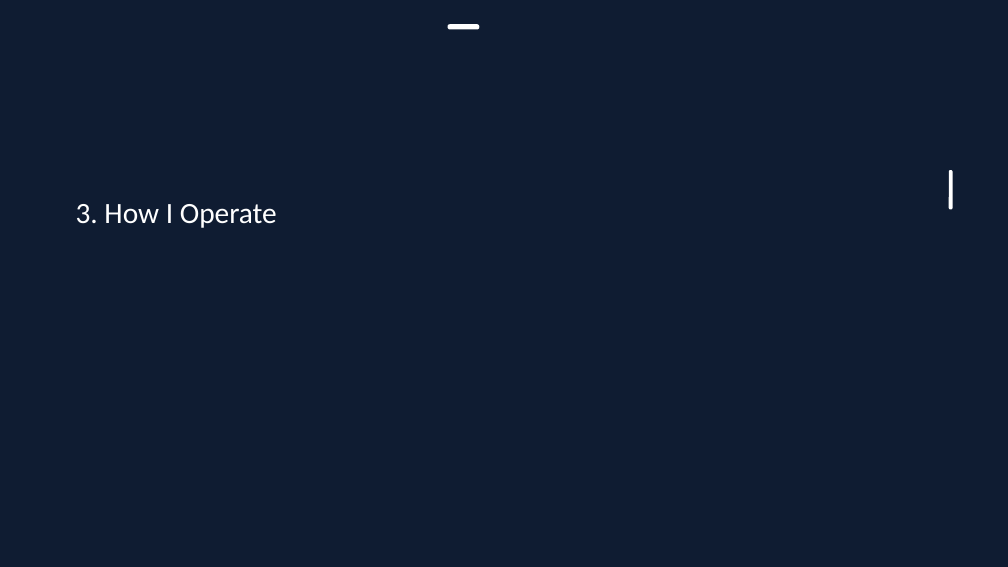
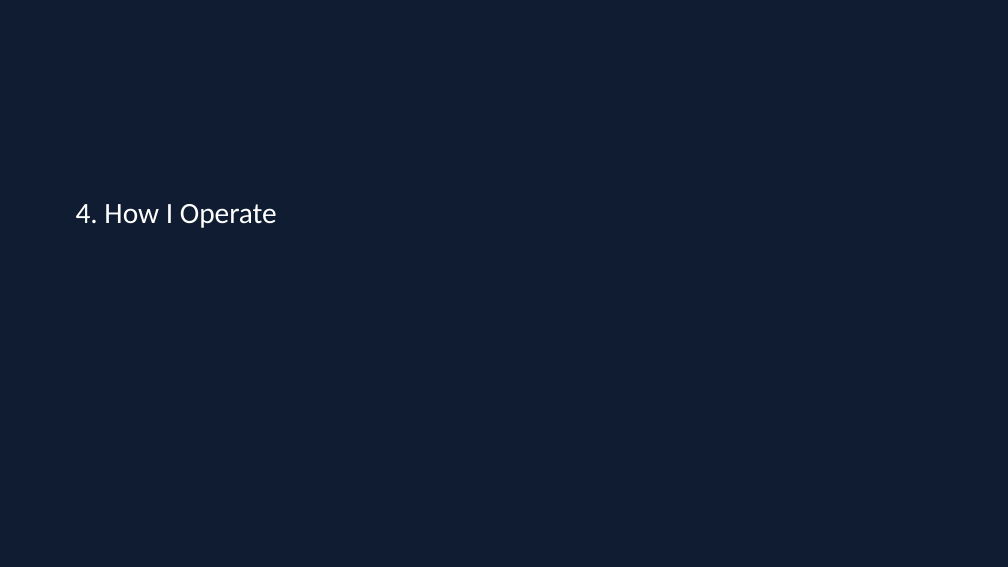
Before and after one commit to omarsaab96/portfolio, a slide deck: slide 11 of omarsaab_portfolio.pptx (slide 10 before the commit). Drawn at 1008x567 pixels with LibreOffice and Linux fonts; fonts in the diff are those of the drawing; background and template pictures are left out; a plain dark background stands for a picture behind light text. Boxes give left, top, right and bottom in pixels: in the first picture for what was removed or moved away, otherwise in the second. Text is boxed around its words. In the diff, an @@ line names an element or a change of style, - is before the commit and + after.

```diff
--- a/omarsaab_portfolio.pptx
+++ b/omarsaab_portfolio.pptx
@@ rounded rectangle removed at <box>448,24,479,29</box> @@
@@ rounded rectangle removed at <box>949,170,953,209</box> @@
@@ text at <box>76,204,277,228</box>: text changed @@
-3. How I Operate
+4. How I Operate
```
Also in this commit, not shown: 13 other slides changed, 5 slides added, 1 other file.
